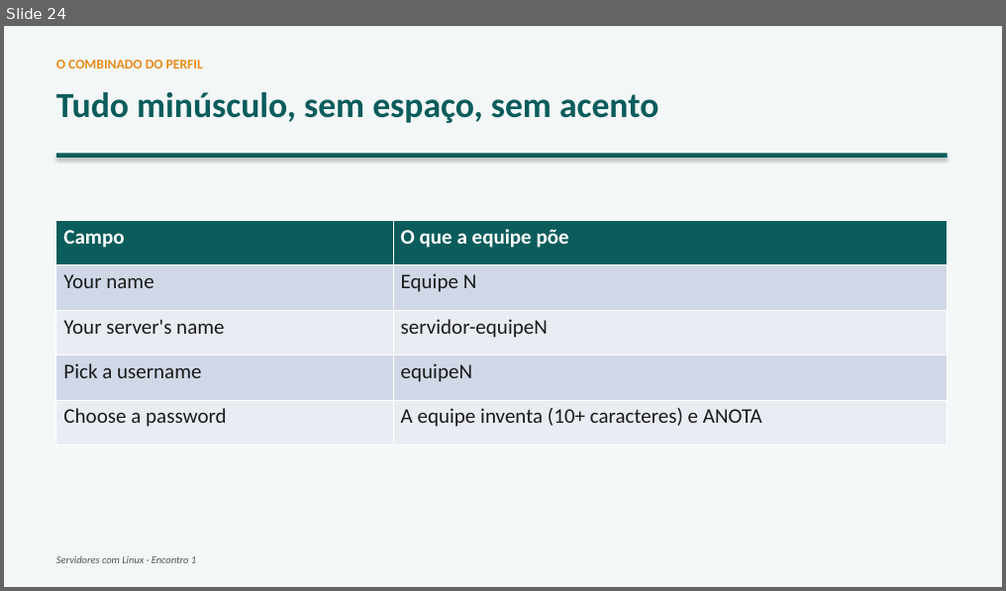
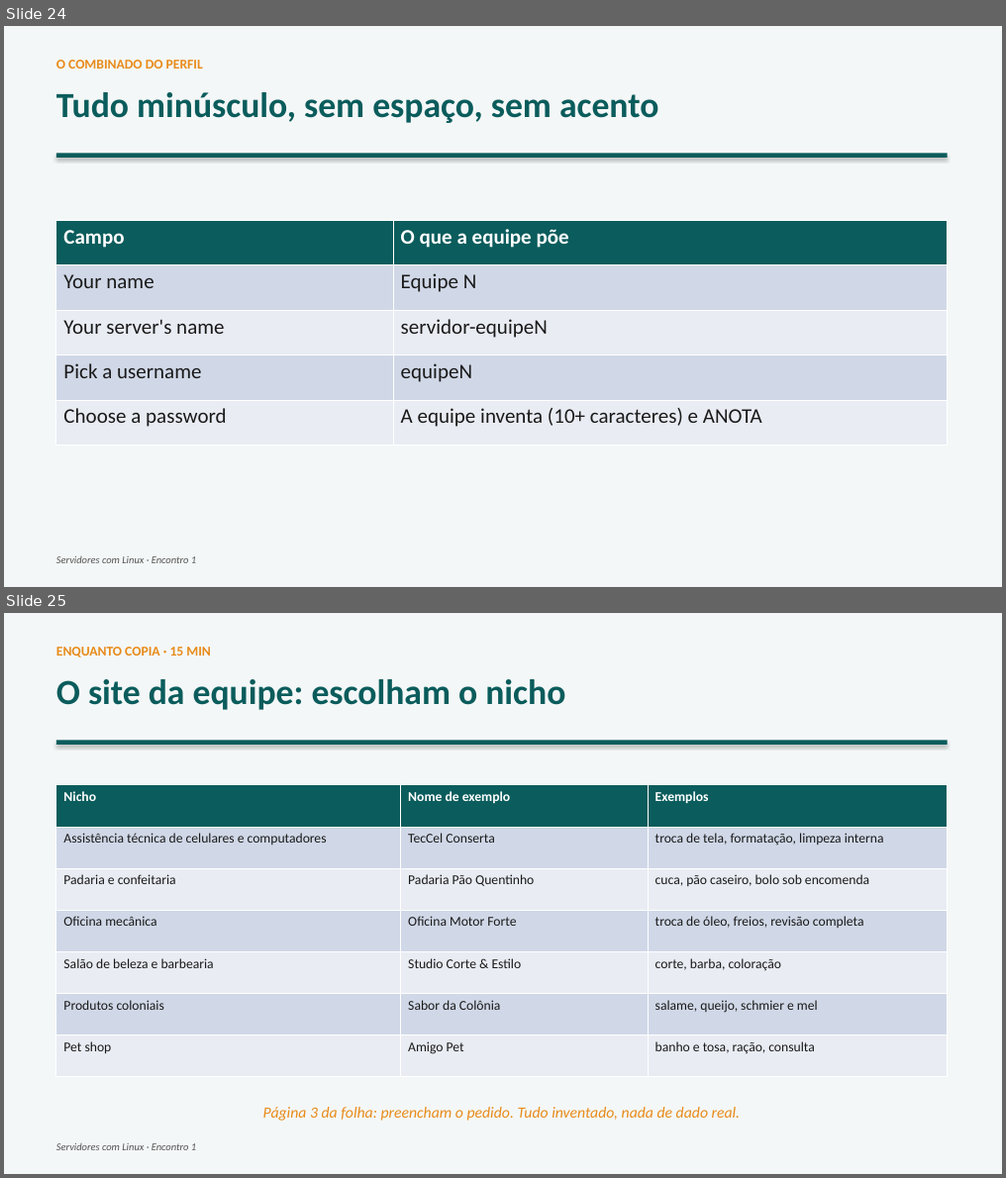
Before and after one commit to joninedel-prog/gerador_contratos, a slide deck: Aula - Servidores 1 - Instalando o Ubuntu e o primeiro site.pptx. Shown one above the other, each under a label of ours: slide 24 before the commit, slides 24 and 25 after it. The pictures are 1006x591 and 1006x1178 pixels, drawn with LibreOffice and Linux fonts; fonts in the diff are those of the drawing. Boxes give left, top, right and bottom in pixels: in the first picture for what was removed or moved away, otherwise in the second. Text is boxed around its words. In the diff, an @@ line names an element or a change of style, - is before the commit and + after.

```diff
--- a/Aula - Servidores 1 - Instalando o Ubuntu e o primeiro site.pptx
+++ b/Aula - Servidores 1 - Instalando o Ubuntu e o primeiro site.pptx
@@ slide 25 added at (x1=4, y1=613, x2=1002, y2=1174), background #FFFFFF @@
@@ rectangle added at (x1=4, y1=613, x2=1002, y2=1174), fill #F4F7F7 @@
@@ text added at (x1=56, y1=647, x2=211, y2=658), 13 pt, text #E88B1A, bold @@
+ENQUANTO COPIA · 15 MIN
@@ text added at (x1=56, y1=679, x2=565, y2=710), 34 pt, text #0B5C5C, bold @@
+O site da equipe: escolham o nicho
@@ rectangle added at (x1=56, y1=741, x2=947, y2=745), fill #0B5C5C @@
@@ table added at (x1=56, y1=785, x2=947, y2=1077), 7 rows, 3 columns @@
+Nicho | Nome de exemplo | Exemplos
+Assistência técnica de celulares e computadores | TecCel Conserta | troca de tela, formatação, limpeza interna
+Padaria e confeitaria | Padaria Pão Quentinho | cuca, pão caseiro, bolo sob encomenda
+Oficina mecânica | Oficina Motor Forte | troca de óleo, freios, revisão completa
+Salão de beleza e barbearia | Studio Corte & Estilo | corte, barba, coloração
+Produtos coloniais | Sabor da Colônia | salame, queijo, schmier e mel
+Pet shop | Amigo Pet | banho e tosa, ração, consulta
@@ text added at (x1=263, y1=1107, x2=741, y2=1121), 15 pt, text #E88B1A, italic @@
+Página 3 da folha: preencham o pedido. Tudo inventado, nada de dado real.
@@ text added at (x1=56, y1=1144, x2=196, y2=1151), 10 pt, text #555555, italic @@
+Servidores com Linux · Encontro 1
```
Also in this commit, not shown: 5 slides changed, 3 other slides added, 4 other files.
